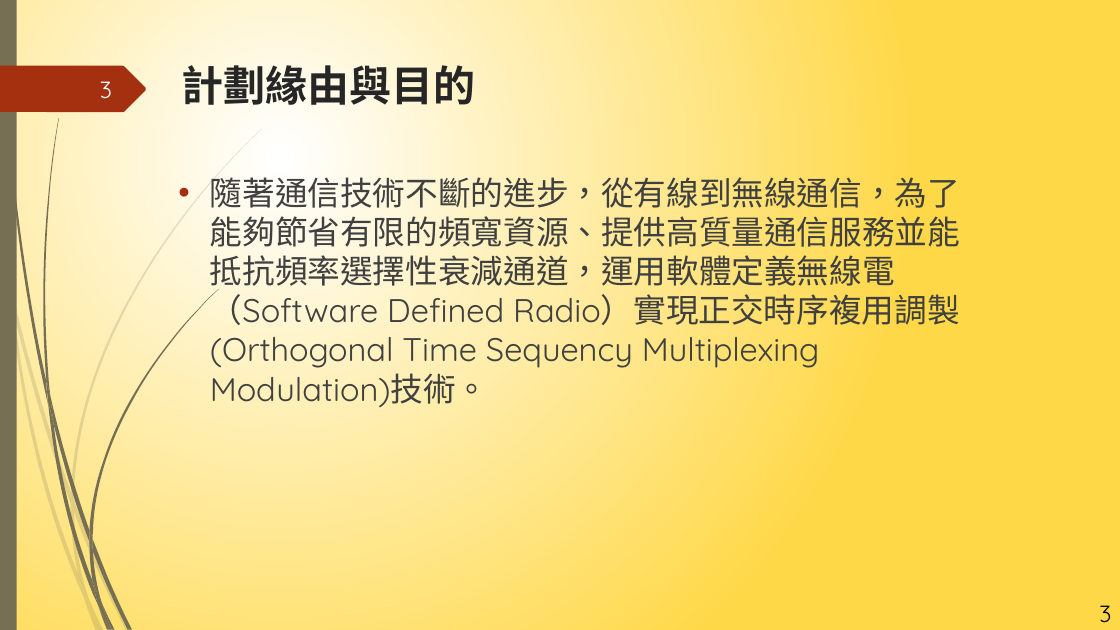
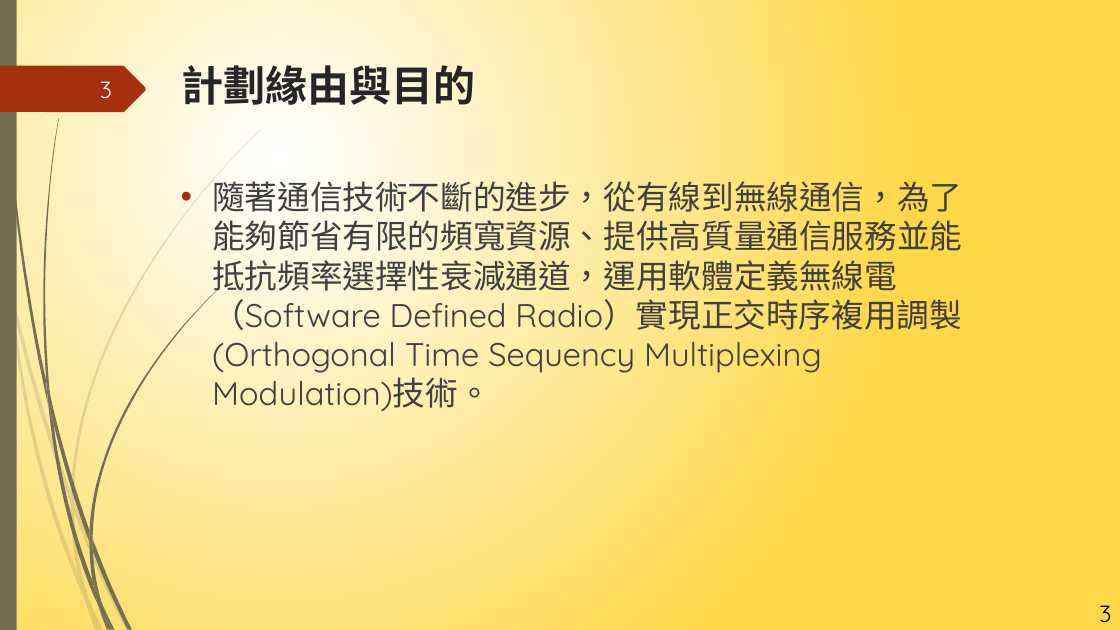
Before and after one commit to NIUWCSP/OTSM, a slide deck: slide 3 of report/以SDR實現OTSM通訊技術.pptx. Drawn at 1120x630 pixels with LibreOffice and Linux fonts; fonts in the diff are those of the drawing. Boxes give left, top, right and bottom in pixels: in the first picture for what was removed or moved away, otherwise in the second. Text is boxed around its words. In the diff, an @@ line names an element or a change of style, - is before the commit and + after.

Commit message:
更新 以SDR實現OTSM通訊技術.pptx

```diff
--- a/report/以SDR實現OTSM通訊技術.pptx
+++ b/report/以SDR實現OTSM通訊技術.pptx
@@ text "隨著通信技術不斷的進步，從有線到無線通信，為了能夠節省有限的頻寬資源、提供高質量通信服務並能抵抗頻率選擇性衰減通道，運用 ..." moved from (x1=210, y1=171, x2=960, y2=407) to (x1=212, y1=176, x2=962, y2=411) @@
```
Also in this commit, not shown: 17 other slides changed, 1 slide removed.
